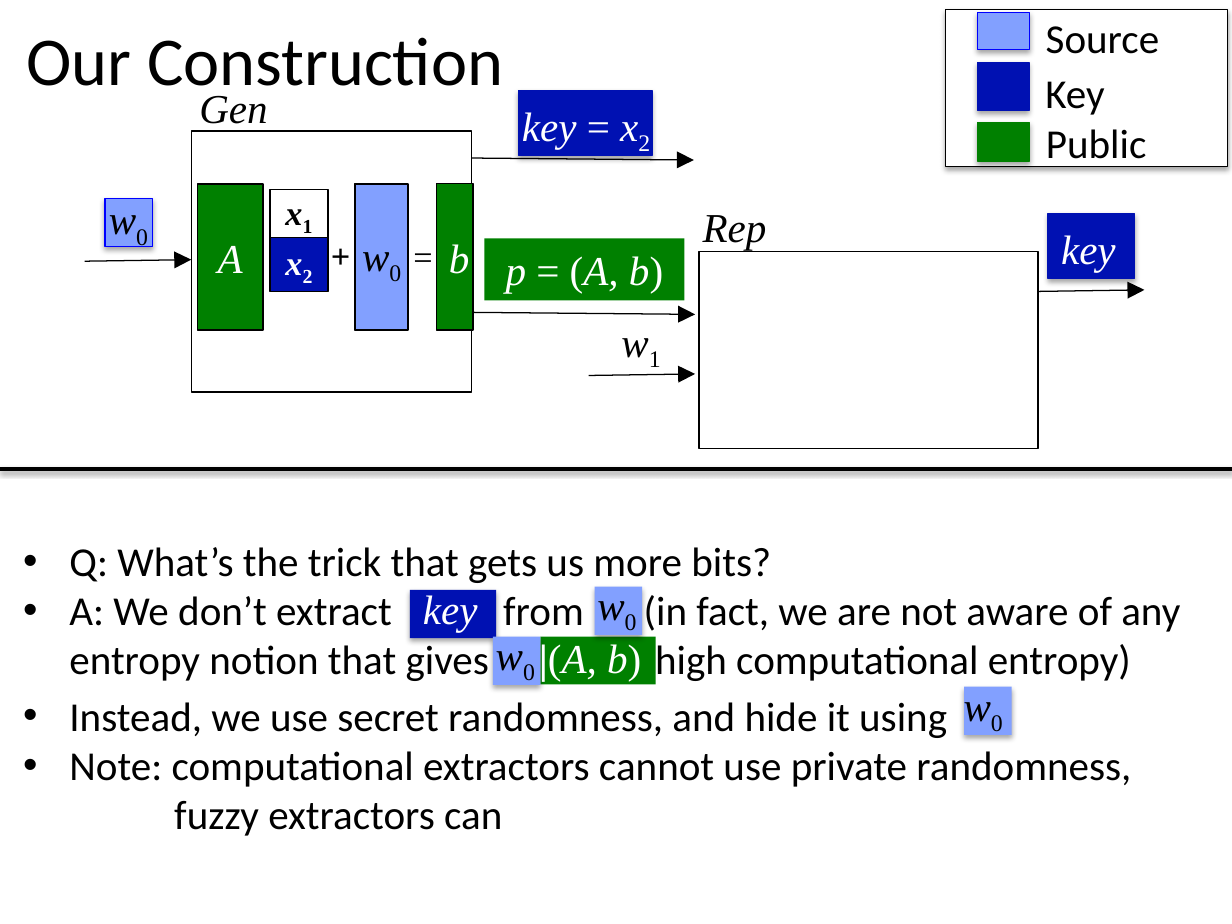
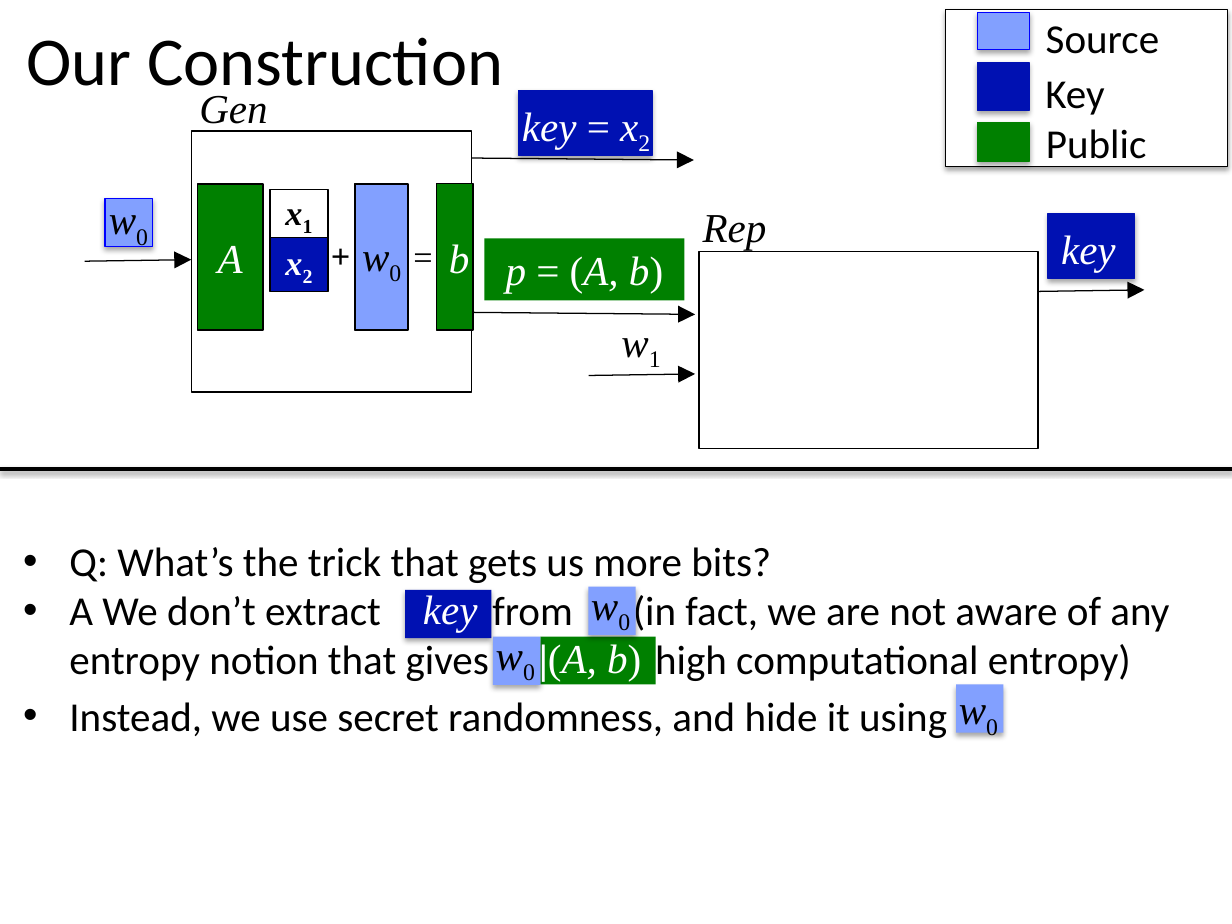
Before and after one commit to xianruimeng/comp-fuzzy-ext, a slide deck: slide 19 of ComputationalFuzzyExtractors-Asiacrypt.pptx (slide 22 before the commit). Drawn at 1232x924 pixels with LibreOffice and Linux fonts; fonts in the diff are those of the drawing. Boxes give left, top, right and bottom in pixels: in the first picture for what was removed or moved away, otherwise in the second. Text is boxed around its words. In the diff, an @@ line names an element or a change of style, - is before the commit and + after.

```diff
--- a/ComputationalFuzzyExtractors-Asiacrypt.pptx
+++ b/ComputationalFuzzyExtractors-Asiacrypt.pptx
@@ text at (69, 592, 1169, 685): text changed @@
-• A: We don’t extract from (in fact, we are not aware of any entropy notion that gives w0|A, b high computational entropy)
+• A We don’t extract from (in fact, we are not aware of any entropy notion that gives w0|A, b high computational entropy)
@@ 2 rectangles, 1 text: place and size @@
-2 rectangles, 1 text at (410, 573, 657, 638)
+2 rectangles, 1 text at (405, 573, 650, 638)
@@ text "w0": place and size @@
-text "w0" at (951, 674, 1023, 736)
+text "w0" at (946, 678, 1018, 739)
@@ rectangle: place and size @@
-rectangle at (965, 686, 1013, 734)
+rectangle at (956, 685, 1004, 733)
@@ text at (69, 751, 1131, 836): paragraph removed @@
-• Note: computational extractors cannot use private randomness,
-  fuzzy extractors can
```
Also in this commit, not shown: 11 other slides changed.
